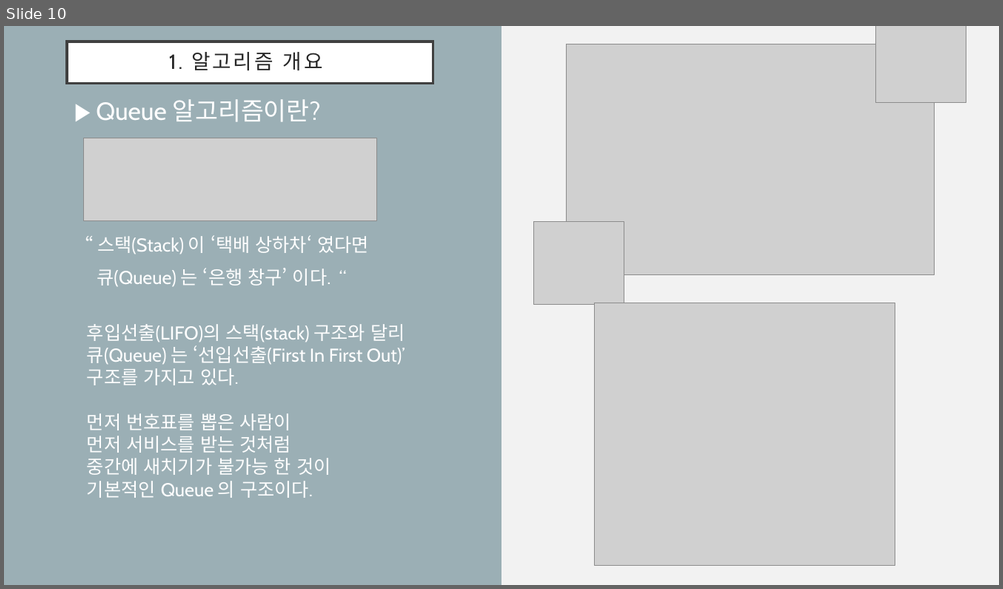
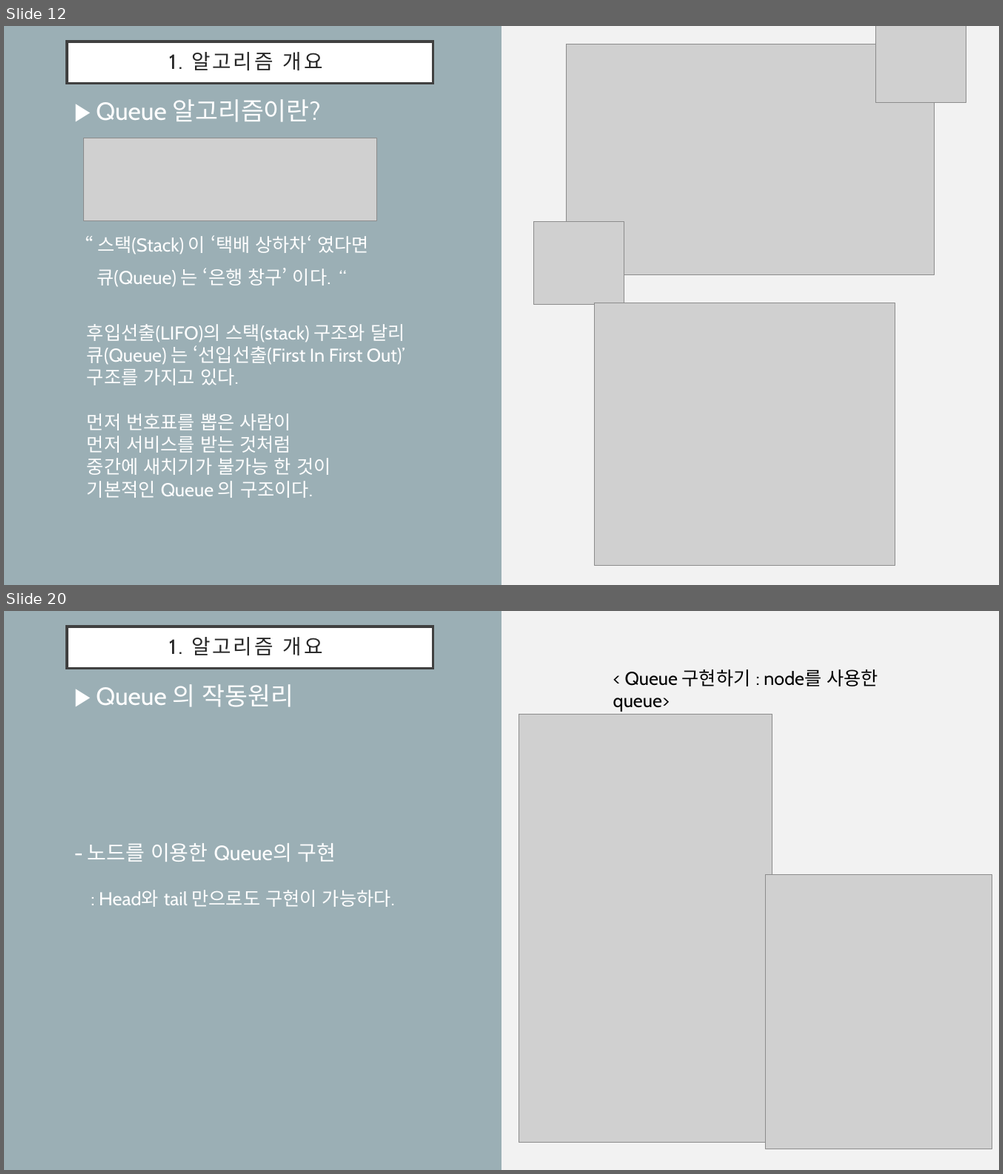
Before and after one commit to drhee0919/Rhee, a slide deck: 1. Stack & Queue.pptx. Shown one above the other, each under a label of ours: slide 10 before the commit, slides 12 and 20 after it; the slides between them are not shown. The pictures are 1003x589 and 1003x1174 pixels, drawn with LibreOffice and Linux fonts; fonts in the diff are those of the drawing; grey boxes stand for pictures. Boxes give left, top, right and bottom in pixels: in the first picture for what was removed or moved away, otherwise in the second. Text is boxed around its words. In the diff, an @@ line names an element or a change of style, - is before the commit and + after.

```diff
--- a/1. Stack & Queue.pptx
+++ b/1. Stack & Queue.pptx
@@ slide 20 added at [4, 611, 999, 1170], background #F2F2F2; not listed: 1 template element that a slide beside it also shows @@
@@ title added at [67, 627, 433, 669], fill #FFFFFF, outline #404040 2.5 pt, 19.8 pt, text #262626 @@
+1. 알고리즘 개요
@@ text added at [625, 669, 878, 686], 18 pt, text #000000 @@
+< Queue 구현하기 : node를 사용한 queue>
@@ text added at [96, 684, 294, 707], 24 pt, text #FFFFFF @@
+▶ Queue 의 작동원리
@@ picture added at [519, 714, 771, 1142] @@
@@ text added at [88, 843, 395, 907], 18 pt, text #FFFFFF @@
+- 노드를 이용한 Queue의 구현
+: Head와 tail 만으로도 구현이 가능하다.
@@ picture added at [765, 875, 993, 1150] @@
@@ what was slide 10 is now slide 12 @@
```
Also in this commit, not shown: 14 slides changed, 7 other slides added, 12 other files.
